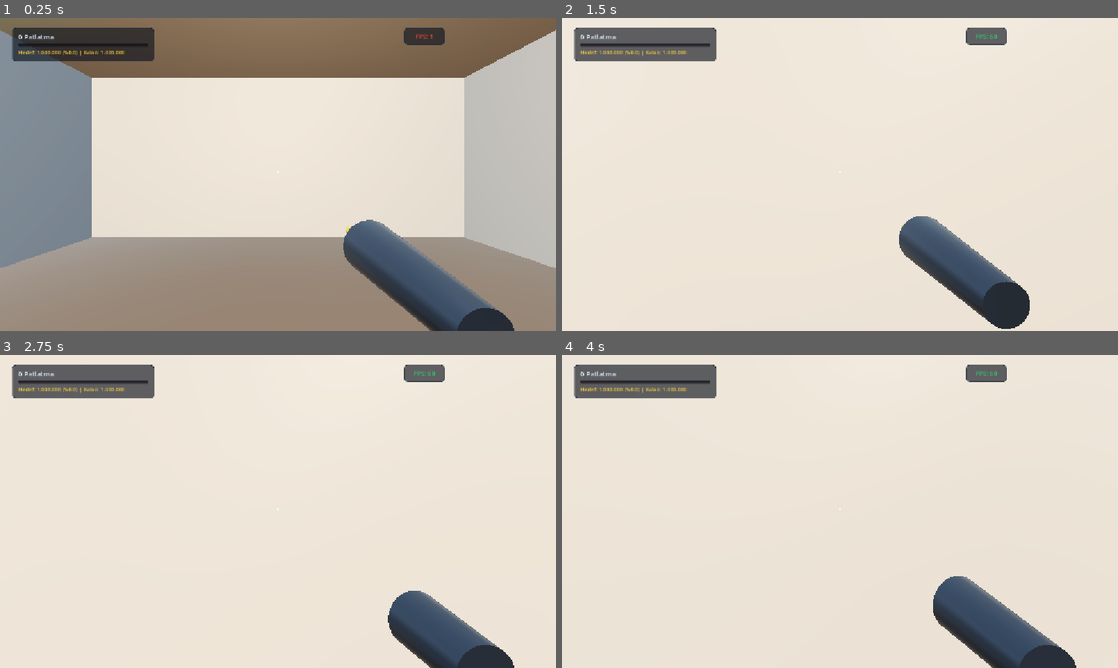
Above: before the commit, frames 1-4 (two rows, left to right).
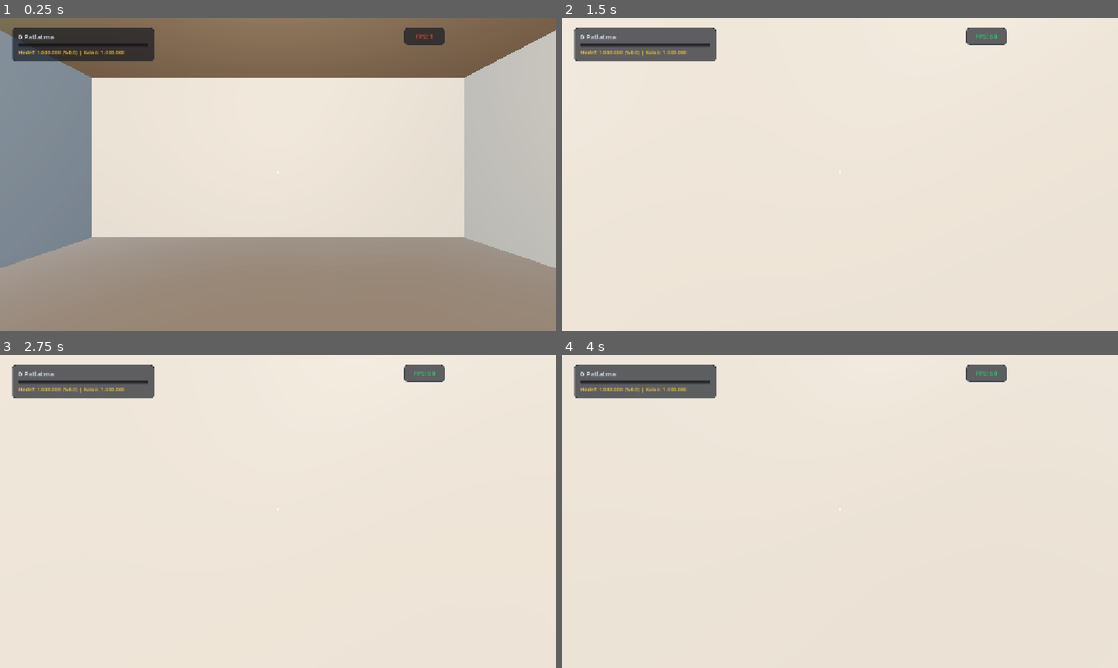
Above: after the commit, the same moments.

Repository: atalhatulu/balloon-room
Game: Godot game, scene res://scenes/main.tscn
The game is run twice, just before and just after one commit, with the same random seed, the same clock (stepped at 60 frames per second) and the same inputs.
Inputs (mouse positions are in pixels of both pictures, inside the frame that each line leads up to):
- Up to frame 1 (0.25 s): no input
- Up to frame 2 (1.5 s): tap Enter at 0.5 s; move the mouse to (867, 174) at 0.52 s; hold W from 0.53 s (still down); tap E at 0.6 s; click (867, 174) at 0.67 s; tap Space at 0.77 s; move the mouse to (812, 174) at 1.27 s; tap Q at 1.35 s; click (812, 174) at 1.42 s
- Up to frame 3 (2.75 s): keep holding W; tap Space at 1.52, 2 s; move the mouse to (289, 505) at 2.02 s; tap R at 2.1 s; click (289, 505) at 2.17 s
- Up to frame 4 (4 s): keep holding W; tap Enter at 2.75 s; move the mouse to (834, 517) at 2.77 s; tap G at 2.85 s; click (834, 517) at 2.92 s; tap Space at 3.02, 3.5, 3.77 s; move the mouse to (878, 514) at 3.52 s; hold Shift from 3.53 s (still down); click (878, 514) at 3.67 s

The runs differ from the first frame. In frame 1, 5.0% of the frame differs, in the area x 49-93%, y 49-100%; in frame 2, 3.9%; in frame 3, 3.2%; in frame 4, 4.0%.

Commit message:
feat(ui): remove 3D hand tool for clean unobstructed first-person view, add dynamic responsive hit/nudge crosshair pulse feedback

Diff:
--- a/scenes/main.tscn
+++ b/scenes/main.tscn
@@ -707,10 +707,11 @@
 mouse_filter = 2
 
 [node name="Dot" type="ColorRect" parent="UI/HUD/CrosshairContainer/VBox/DotContainer" unique_id=1129103675]
-custom_minimum_size = Vector2(4, 4)
+custom_minimum_size = Vector2(6, 6)
 layout_mode = 2
 mouse_filter = 2
 color = Color(1, 1, 1, 0.85)
+pivot_offset = Vector2(3, 3)
 
 [node name="StaminaBar" type="ProgressBar" parent="UI/HUD/CrosshairContainer/VBox" unique_id=1152280943]
 modulate = Color(1, 1, 1, 0)
--- a/scenes/player.tscn
+++ b/scenes/player.tscn
@@ -8,29 +8,6 @@
 
 [sub_resource type="BoxShape3D" id="BoxShape3D_cone"]
 size = Vector3(3.5, 3.0, 6.5)
-
-[sub_resource type="CylinderMesh" id="CylinderMesh_nozzle"]
-top_radius = 0.04
-bottom_radius = 0.08
-height = 0.35
-
-[sub_resource type="StandardMaterial3D" id="StandardMaterial3D_gunmetal"]
-albedo_color = Color(0.22, 0.26, 0.32, 1)
-metallic = 0.85
-roughness = 0.35
-
-[sub_resource type="CylinderMesh" id="CylinderMesh_needle"]
-top_radius = 0.005
-bottom_radius = 0.015
-height = 0.2
-
-[sub_resource type="StandardMaterial3D" id="StandardMaterial3D_gold"]
-albedo_color = Color(0.95, 0.78, 0.25, 1)
-metallic = 0.9
-roughness = 0.2
-emission_enabled = true
-emission = Color(0.95, 0.78, 0.25, 1)
-emission_energy_multiplier = 0.5
 
 [node name="Player" type="CharacterBody3D"]
 script = ExtResource("1_script")
@@ -55,16 +32,3 @@
 
 [node name="CollisionShape3D" type="CollisionShape3D" parent="Head/Camera3D/WindCone"]
 shape = SubResource("BoxShape3D_cone")
-
-[node name="HandTool" type="Node3D" parent="Head/Camera3D"]
-transform = Transform3D(1, 0, 0, 0, 1, 0, 0, 0, 1, 0.28, -0.22, -0.45)
-
-[node name="BlowerBody" type="MeshInstance3D" parent="Head/Camera3D/HandTool"]
-transform = Transform3D(1, 0, 0, 0, -4.37114e-08, -1, 0, 1, -4.37114e-08, 0, 0, 0)
-mesh = SubResource("CylinderMesh_nozzle")
-material_override = SubResource("StandardMaterial3D_gunmetal")
-
-[node name="NeedleTip" type="MeshInstance3D" parent="Head/Camera3D/HandTool"]
-transform = Transform3D(1, 0, 0, 0, -4.37114e-08, -1, 0, 1, -4.37114e-08, 0, 0, -0.25)
-mesh = SubResource("CylinderMesh_needle")
-material_override = SubResource("StandardMaterial3D_gold")
--- a/scripts/main.gd
+++ b/scripts/main.gd
@@ -78,6 +78,7 @@
 # Crosshair Stamina UI
 @onready var crosshair_stamina_bar: ProgressBar = $UI/HUD/CrosshairContainer/VBox/StaminaBar
 @onready var crosshair_container: Control = $UI/HUD/CrosshairContainer
+@onready var crosshair_dot: ColorRect = $UI/HUD/CrosshairContainer/VBox/DotContainer/Dot
 
 # Startup Dialog Modal
 @onready var startup_modal: Control = $UI/StartupModal
@@ -178,8 +179,13 @@
 		game_manager.spawn_requested.connect(_on_spawn_requested)
 		game_manager.active_count_changed.connect(_on_active_count_changed)
 
-	if player and player.has_signal("energy_changed"):
-		player.energy_changed.connect(_on_player_energy_changed)
+	if player:
+		if player.has_signal("pop_triggered"):
+			player.pop_triggered.connect(_on_player_pop_triggered)
+		if player.has_signal("nudge_triggered"):
+			player.nudge_triggered.connect(_on_player_nudge_triggered)
+		if player.has_signal("energy_changed"):
+			player.energy_changed.connect(_on_player_energy_changed)
 
 	if shop_manager:
 		shop_manager.coins_changed.connect(_on_coins_changed)
@@ -1433,6 +1439,36 @@
 	if shop_manager and game_manager:
 		shop_manager.buy_device(device_id, game_manager.total_pops)
 
+func _on_player_pop_triggered(is_hit: bool) -> void:
+	pulse_crosshair(is_hit)
+
+func _on_player_nudge_triggered() -> void:
+	pulse_crosshair_nudge()
+
+func pulse_crosshair(is_hit: bool) -> void:
+	if not crosshair_dot: return
+	var tween = create_tween()
+	tween.set_parallel(true)
+	if is_hit:
+		crosshair_dot.scale = Vector2(2.6, 2.6)
+		crosshair_dot.color = Color(0.2, 1.0, 0.7, 1.0) # Vibrant lime/cyan hit flash
+		tween.tween_property(crosshair_dot, "scale", Vector2.ONE, 0.09).set_trans(Tween.TRANS_BACK).set_ease(Tween.EASE_OUT)
+		tween.tween_property(crosshair_dot, "color", Color(1, 1, 1, 0.85), 0.09)
+	else:
+		crosshair_dot.scale = Vector2(1.5, 1.5)
+		crosshair_dot.color = Color(1.0, 0.8, 0.3, 0.9) # Amber click flash
+		tween.tween_property(crosshair_dot, "scale", Vector2.ONE, 0.06).set_trans(Tween.TRANS_QUAD).set_ease(Tween.EASE_OUT)
+		tween.tween_property(crosshair_dot, "color", Color(1, 1, 1, 0.85), 0.06)
+
+func pulse_crosshair_nudge() -> void:
+	if not crosshair_dot: return
+	var tween = create_tween()
+	tween.set_parallel(true)
+	crosshair_dot.scale = Vector2(1.9, 1.9)
+	crosshair_dot.color = Color(0.3, 0.75, 1.0, 0.95) # Cyan breeze flash
+	tween.tween_property(crosshair_dot, "scale", Vector2.ONE, 0.12).set_trans(Tween.TRANS_QUAD).set_ease(Tween.EASE_OUT)
+	tween.tween_property(crosshair_dot, "color", Color(1, 1, 1, 0.85), 0.12)
+
 func _on_player_energy_changed(current: float, max_energy: float, is_exhausted: bool) -> void:
 	if crosshair_stamina_bar:
 		crosshair_stamina_bar.max_value = max_energy
--- a/scripts/player.gd
+++ b/scripts/player.gd
@@ -1,6 +1,7 @@
 extends CharacterBody3D
 
-signal pop_triggered(combo_boost: bool)
+signal pop_triggered(is_hit: bool)
+signal nudge_triggered()
 signal energy_changed(current: float, max_energy: float, is_exhausted: bool)
 
 @export var base_walk_speed: float = 5.2
@@ -42,14 +43,12 @@
 var splash_max_targets: int = 0
 
 var can_pop: bool = true
-var is_punching: bool = false
 var left_hold_time: float = 0.0
 var is_ui_open: bool = false
 
 @onready var head: Node3D = $Head
 @onready var camera: Camera3D = $Head/Camera3D
 @onready var interaction_ray: RayCast3D = $Head/Camera3D/InteractionRay
-@onready var hand_tool: Node3D = $Head/Camera3D/HandTool
 @onready var nudge_cone: Area3D = $Head/Camera3D/WindCone
 
 func _ready() -> void:
@@ -262,14 +261,6 @@
 	if costs_energy:
 		consume_energy(pop_hold_energy_cost)
 
-	# Visual jab
-	if hand_tool and not is_punching:
-		is_punching = true
-		var tween = create_tween()
-		tween.tween_property(hand_tool, "position:z", -0.68, 0.035)
-		tween.tween_property(hand_tool, "position:z", -0.45, 0.045)
-		tween.finished.connect(func(): is_punching = false)
-
 	# Hit detection (force raycast update for high-speed continuous pop)
 	if interaction_ray:
 		interaction_ray.target_position = Vector3(0, 0, -5.0)
@@ -309,6 +300,8 @@
 			pop_triggered.emit(true)
 			if splash_radius > 0.0:
 				trigger_splash_pop(hit_pos, splash_radius)
+		else:
+			pop_triggered.emit(false)
 
 func trigger_splash_pop(origin: Vector3, custom_radius: float = 0.0) -> void:
 	var r = custom_radius if custom_radius > 0.0 else splash_radius
@@ -362,9 +355,7 @@
 		return
 
 	consume_energy(continuous_nudge_cost_per_sec * delta)
-
-	if hand_tool and not is_punching:
-		hand_tool.rotation.z = lerp_angle(hand_tool.rotation.z, deg_to_rad(-18), 10.0 * delta)
+	nudge_triggered.emit()
 
 	if nudge_cone:
 		var bodies = nudge_cone.get_overlapping_bodies()
Not shown: 1 places in scenes/player.tscn that only renumber resources
